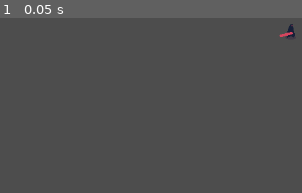
Above: before the commit, frame 1.
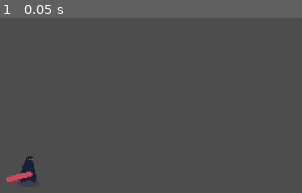
Above: after the commit, the same moment.

Repository: braticpetar/rule-of-three
Game: Godot game, scene res://Player/blood_demon.tscn
Two runs of this game, one before a commit and one after it. Both use one fixed random seed, a clock stepped at 60 frames per second and the inputs below. The project has no main scene, so this scene is started directly.
Inputs:
- Up to frame 1 (0.05 s): no input

The runs differ from the first frame. In frame 1, 0.9% of the frame differs, in the area x 1-98%, y 3-95%.

Commit message:
fixed issues with parallax background scrolling

Diff:
--- a/Background/parallax_background.tscn
+++ b/Background/parallax_background.tscn
@@ -1,78 +1,55 @@
-[gd_scene load_steps=8 format=3 uid="uid://csqsrrpx75ilu"]
+[gd_scene load_steps=7 format=3 uid="uid://b4kvbq5h01ef1"]
 
-[ext_resource type="Texture2D" uid="uid://covwhye1afadw" path="res://Background/background.png" id="1_twyx0"]
-[ext_resource type="Texture2D" uid="uid://3jbrujthhvxq" path="res://Background/sun.png" id="2_abdff"]
-[ext_resource type="Texture2D" uid="uid://bjtivnbedbtt8" path="res://Background/city4plan.png" id="3_f84uq"]
-[ext_resource type="Texture2D" uid="uid://bqx6v5tedvo6k" path="res://Background/city3plan.png" id="4_7d6gd"]
-[ext_resource type="Texture2D" uid="uid://c6f0nnwpxrkgu" path="res://Background/city2plan.png" id="5_8amlm"]
-[ext_resource type="Texture2D" uid="uid://b6tongld4uk8m" path="res://Background/city1plan.png" id="6_6xg41"]
-[ext_resource type="Texture2D" uid="uid://cn1hgm8syitgg" path="res://Background/smog1.png" id="7_7l3ev"]
+[ext_resource type="Texture2D" uid="uid://covwhye1afadw" path="res://Background/background.png" id="1_wr50x"]
+[ext_resource type="Texture2D" uid="uid://b6tongld4uk8m" path="res://Background/city1plan.png" id="2_bmeys"]
+[ext_resource type="Texture2D" uid="uid://3jbrujthhvxq" path="res://Background/sun.png" id="2_e0wl5"]
+[ext_resource type="Texture2D" uid="uid://bjtivnbedbtt8" path="res://Background/city4plan.png" id="3_bg5co"]
+[ext_resource type="Texture2D" uid="uid://bqx6v5tedvo6k" path="res://Background/city3plan.png" id="4_b4s6o"]
+[ext_resource type="Texture2D" uid="uid://c6f0nnwpxrkgu" path="res://Background/city2plan.png" id="5_afwn3"]
 
-[node name="ParallaxBackground" type="Node2D"]
+[node name="ParallaxBackground" type="ParallaxBackground"]
 scale = Vector2(2, 2)
+transform = Transform2D(2, 0, 0, 2, 0, 0)
 
-[node name="ParallaxBackground" type="ParallaxBackground" parent="."]
-offset = Vector2(630, 360)
-transform = Transform2D(1, 0, 0, 1, 630, 360)
+[node name="background" type="ParallaxLayer" parent="."]
+motion_scale = Vector2(0, 0)
 
-[node name="background" type="ParallaxLayer" parent="ParallaxBackground"]
-texture_filter = 1
-scale = Vector2(2, 2)
+[node name="Sprite2D" type="Sprite2D" parent="background"]
+texture = ExtResource("1_wr50x")
+centered = false
 
-[node name="Sprite2D" type="Sprite2D" parent="ParallaxBackground/background"]
-texture = ExtResource("1_twyx0")
+[node name="sun" type="Sprite2D" parent="."]
+position = Vector2(496.5, -10.5)
+scale = Vector2(1.5, 1.5)
+texture = ExtResource("2_e0wl5")
 
-[node name="sun" type="Sprite2D" parent="ParallaxBackground"]
-position = Vector2(337, -386)
-scale = Vector2(2, 2)
-texture = ExtResource("2_abdff")
+[node name="city4" type="ParallaxLayer" parent="."]
+motion_scale = Vector2(0.1, 0.1)
+motion_mirroring = Vector2(630, 0)
 
-[node name="city-plan-4" type="ParallaxLayer" parent="ParallaxBackground"]
-texture_filter = 1
-scale = Vector2(2, 2)
-motion_scale = Vector2(0.1, 0.1)
-motion_mirroring = Vector2(1280, 0)
+[node name="Sprite2D" type="Sprite2D" parent="city4"]
+texture = ExtResource("3_bg5co")
+centered = false
 
-[node name="Sprite2D" type="Sprite2D" parent="ParallaxBackground/city-plan-4"]
-texture = ExtResource("3_f84uq")
+[node name="city3" type="ParallaxLayer" parent="."]
+motion_scale = Vector2(0.2, 0.2)
+motion_mirroring = Vector2(630, 0)
 
-[node name="city-plan-3" type="ParallaxLayer" parent="ParallaxBackground"]
-texture_filter = 1
-scale = Vector2(2, 2)
-motion_scale = Vector2(0.2, 0.2)
-motion_mirroring = Vector2(1280, 0)
+[node name="Sprite2D" type="Sprite2D" parent="city3"]
+texture = ExtResource("4_b4s6o")
+centered = false
 
-[node name="Sprite2D" type="Sprite2D" parent="ParallaxBackground/city-plan-3"]
-texture = ExtResource("4_7d6gd")
+[node name="city2" type="ParallaxLayer" parent="."]
+motion_scale = Vector2(0.3, 0.3)
+motion_mirroring = Vector2(630, 0)
 
-[node name="city-plan-2" type="ParallaxLayer" parent="ParallaxBackground"]
-texture_filter = 1
-scale = Vector2(2, 2)
-motion_scale = Vector2(0.3, 0.3)
-motion_mirroring = Vector2(1280, 0)
+[node name="Sprite2D" type="Sprite2D" parent="city2"]
+texture = ExtResource("5_afwn3")
+centered = false
 
-[node name="Sprite2D" type="Sprite2D" parent="ParallaxBackground/city-plan-2"]
-texture = ExtResource("5_8amlm")
+[node name="city1" type="ParallaxLayer" parent="."]
+motion_mirroring = Vector2(630, 0)
 
-[node name="city-plan-1" type="ParallaxLayer" parent="ParallaxBackground"]
-texture_filter = 1
-scale = Vector2(2, 2)
-motion_scale = Vector2(0.5, 0.5)
-motion_mirroring = Vector2(1280, 0)
-
-[node name="Sprite2D" type="Sprite2D" parent="ParallaxBackground/city-plan-1"]
-texture = ExtResource("6_6xg41")
-
-[node name="ParallaxBackground2" type="ParallaxBackground" parent="."]
-layer = 1
-offset = Vector2(630, 360)
-transform = Transform2D(1, 0, 0, 1, 630, 360)
-
-[node name="smog" type="ParallaxLayer" parent="ParallaxBackground2"]
-scale = Vector2(2, 2)
-motion_scale = Vector2(3, 3)
-motion_mirroring = Vector2(1280, 0)
-
-[node name="Sprite2D" type="Sprite2D" parent="ParallaxBackground2/smog"]
-texture_filter = 1
-texture = ExtResource("7_7l3ev")
+[node name="Sprite2D" type="Sprite2D" parent="city1"]
+texture = ExtResource("2_bmeys")
+centered = false
--- /dev/null
+++ b/Player/blood_demon.gd
@@ -0,0 +1,11 @@
+extends CharacterBody2D
+
+@export var speed = 400
+
+func get_input():
+	var input_direction = Input.get_vector("left", "right", "up", "down")
+	velocity = input_direction * speed
+
+func _physics_process(delta):
+	get_input()
+	move_and_slide()
--- a/Player/blood_demon.tscn
+++ b/Player/blood_demon.tscn
@@ -1,6 +1,7 @@
-[gd_scene load_steps=44 format=3 uid="uid://bvli3xctfxair"]
+[gd_scene load_steps=45 format=3 uid="uid://bvli3xctfxair"]
 
 [ext_resource type="Texture2D" uid="uid://dcewy3yb3xaob" path="res://Player/blood-demon.png" id="1_jwvdf"]
+[ext_resource type="Script" uid="uid://dqhc0sodfy834" path="res://Player/blood_demon.gd" id="1_ljr2e"]
 
 [sub_resource type="AtlasTexture" id="AtlasTexture_ljr2e"]
 atlas = ExtResource("1_jwvdf")
@@ -315,6 +316,8 @@
 height = 20.0
 
 [node name="Blood Demon" type="CharacterBody2D"]
+scale = Vector2(2, 2)
+script = ExtResource("1_ljr2e")
 
 [node name="AnimatedSprite2D" type="AnimatedSprite2D" parent="."]
 texture_filter = 1
@@ -326,3 +329,4 @@
 shape = SubResource("CapsuleShape2D_ua2pn")
 
 [node name="Camera2D" type="Camera2D" parent="."]
+position = Vector2(206.5, -106.5)
--- a/project.godot
+++ b/project.godot
@@ -19,6 +19,29 @@
 window/size/viewport_width=1260
 window/size/viewport_height=720
 
+[input]
+
+up={
+"deadzone": 0.2,
+"events": [Object(InputEventKey,"resource_local_to_scene":false,"resource_name":"","device":-1,"window_id":0,"alt_pressed":false,"shift_pressed":false,"ctrl_pressed":false,"meta_pressed":false,"pressed":false,"keycode":0,"physical_keycode":87,"key_label":0,"unicode":119,"location":0,"echo":false,"script":null)
+]
+}
+down={
+"deadzone": 0.2,
+"events": [Object(InputEventKey,"resource_local_to_scene":false,"resource_name":"","device":-1,"window_id":0,"alt_pressed":false,"shift_pressed":false,"ctrl_pressed":false,"meta_pressed":false,"pressed":false,"keycode":0,"physical_keycode":83,"key_label":0,"unicode":115,"location":0,"echo":false,"script":null)
+]
+}
+left={
+"deadzone": 0.2,
+"events": [Object(InputEventKey,"resource_local_to_scene":false,"resource_name":"","device":-1,"window_id":0,"alt_pressed":false,"shift_pressed":false,"ctrl_pressed":false,"meta_pressed":false,"pressed":false,"keycode":0,"physical_keycode":65,"key_label":0,"unicode":97,"location":0,"echo":false,"script":null)
+]
+}
+right={
+"deadzone": 0.2,
+"events": [Object(InputEventKey,"resource_local_to_scene":false,"resource_name":"","device":-1,"window_id":0,"alt_pressed":false,"shift_pressed":false,"ctrl_pressed":false,"meta_pressed":false,"pressed":false,"keycode":0,"physical_keycode":68,"key_label":0,"unicode":100,"location":0,"echo":false,"script":null)
+]
+}
+
 [rendering]
 
 renderer/rendering_method="gl_compatibility"
Not shown, added: Player/blood_demon.gd.uid
